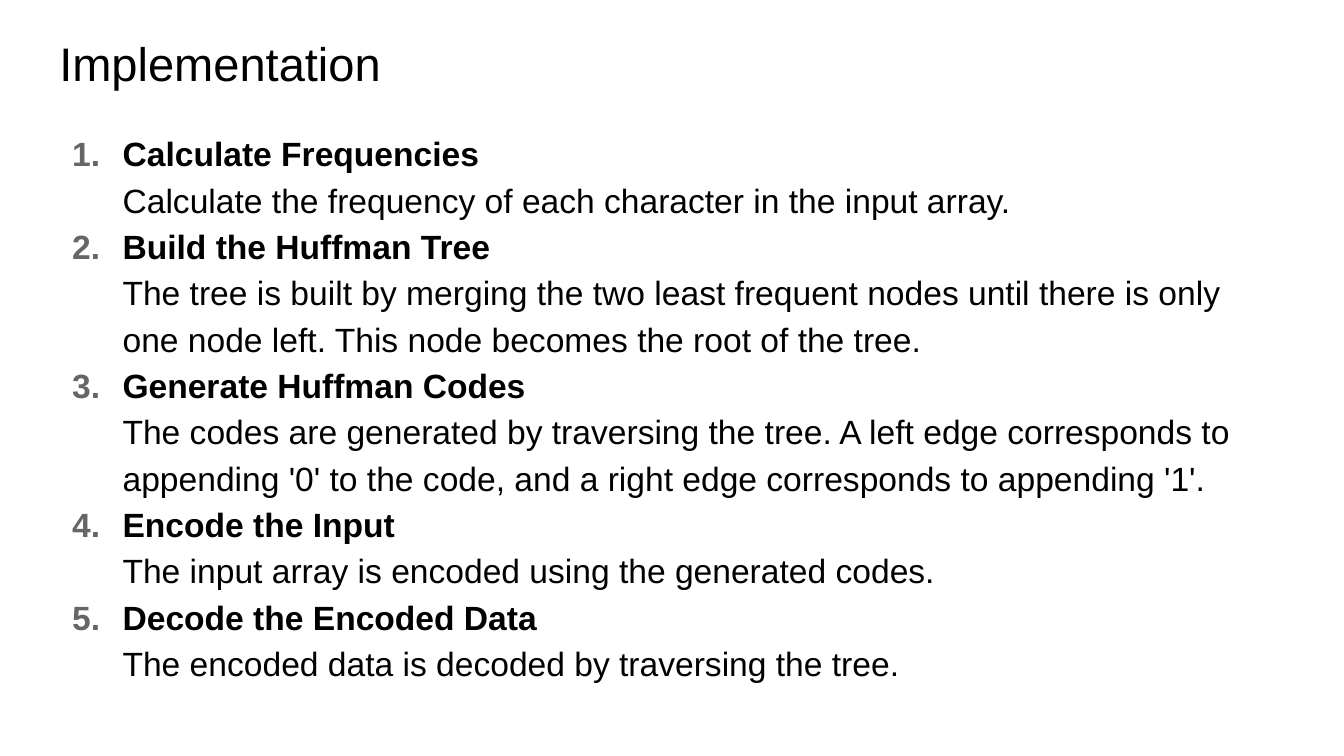
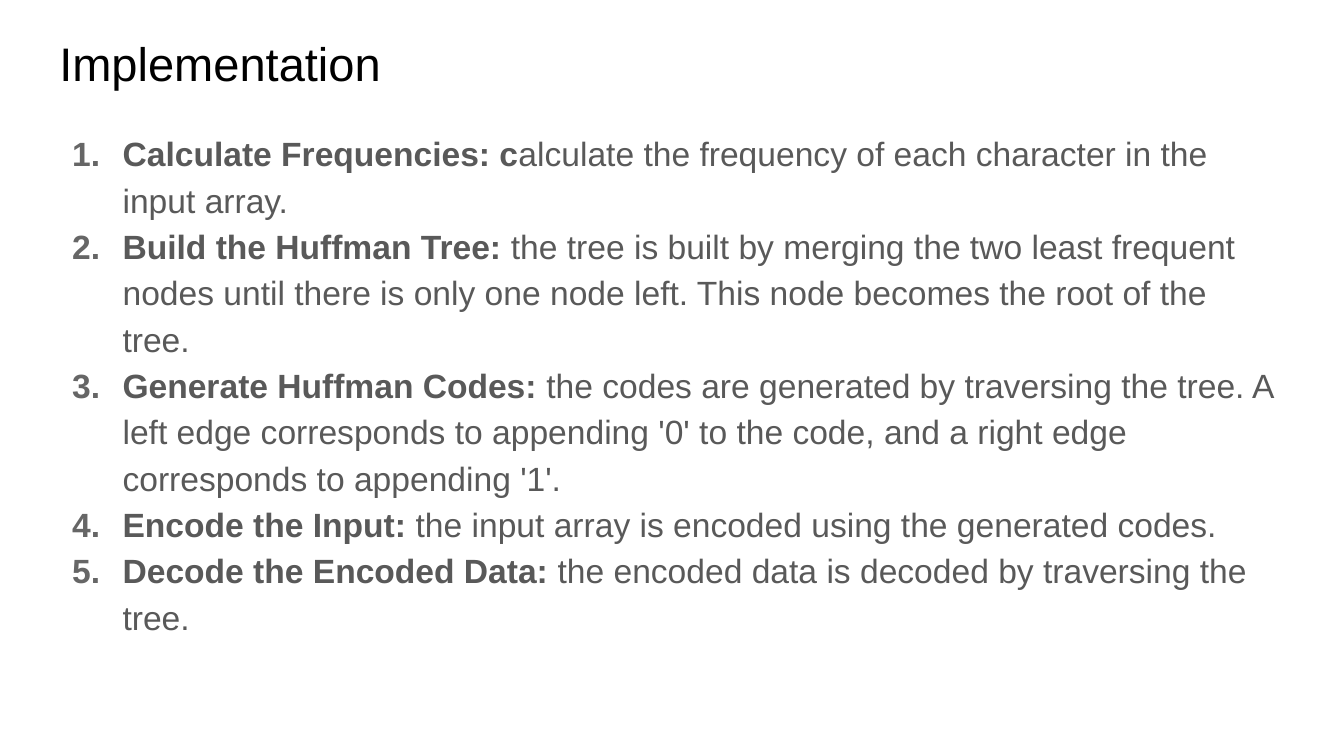
Before and after one commit to xserra/audio-coding-materials, a slide deck: slide 25 of lectures/2. Quantization and _entropy coding.pptx (slide 23 before the commit). Drawn at 1344x756 pixels with LibreOffice and Linux fonts; fonts in the diff are those of the drawing. Boxes give left, top, right and bottom in pixels: in the first picture for what was removed or moved away, otherwise in the second. Text is boxed around its words. In the diff, an @@ line names an element or a change of style, - is before the commit and + after.

Commit message:
added and modified slides

```diff
--- a/lectures/2. Quantization and _entropy coding.pptx
+++ b/lectures/2. Quantization and _entropy coding.pptx
@@ text at [123,141,1274,631]: text changed; text colour #000000 to #595959 @@
-1. Calculate Frequencies
-   Calculate the frequency of each character in the input array.
-2. Build the Huffman Tree
-   The tree is built by merging the two least frequent nodes until there is only one node left. This node becomes the root of the tree.
-3. Generate Huffman Codes
-   The codes are generated by traversing the tree. A left edge corresponds to appending '0' to the code, and a right edge corresponds to appending '1'.
-4. Encode the Input
-   The input array is encoded using the generated codes.
-5. Decode the Encoded Data
-   The encoded data is decoded by traversing the tree.
+1. Calculate Frequencies: calculate the frequency of each character in the input array.
+2. Build the Huffman Tree: the tree is built by merging the two least frequent nodes until there is only one node left. This node becomes the root of the tree.
+3. Generate Huffman Codes: the codes are generated by traversing the tree. A left edge corresponds to appending '0' to the code, and a right edge corresponds to appending '1'.
+4. Encode the Input: the input array is encoded using the generated codes.
+5. Decode the Encoded Data: the encoded data is decoded by traversing the tree.
```
Also in this commit, not shown: 11 other slides changed, 4 slides added, 1 slide removed.
